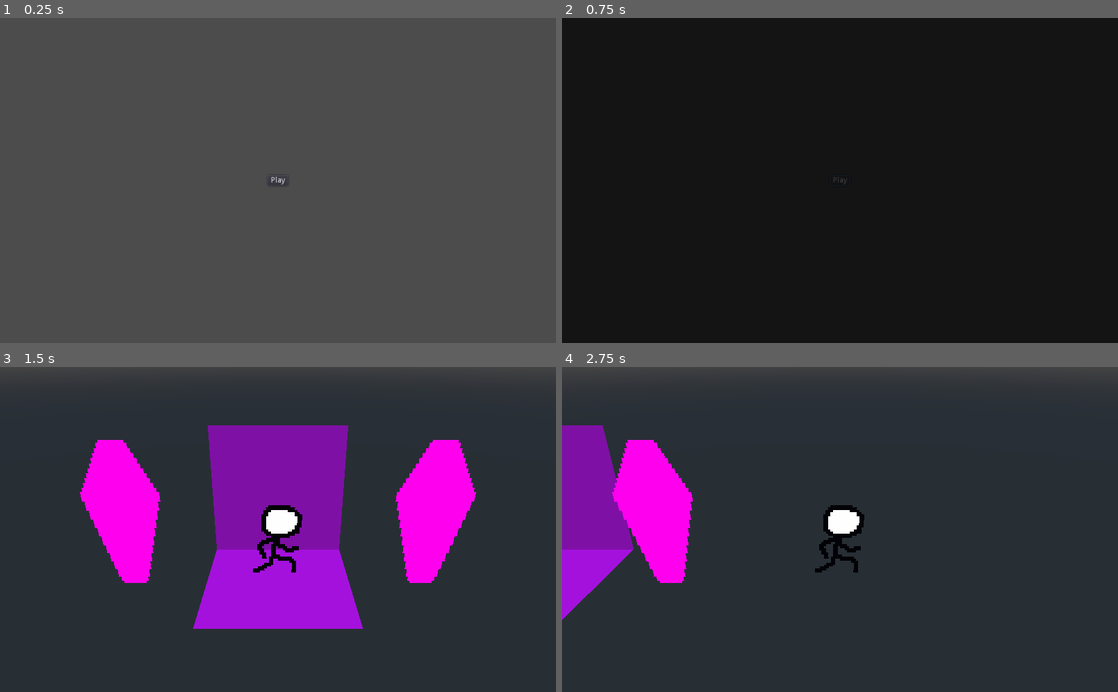
Above: before the commit, frames 1-4 (two rows, left to right).
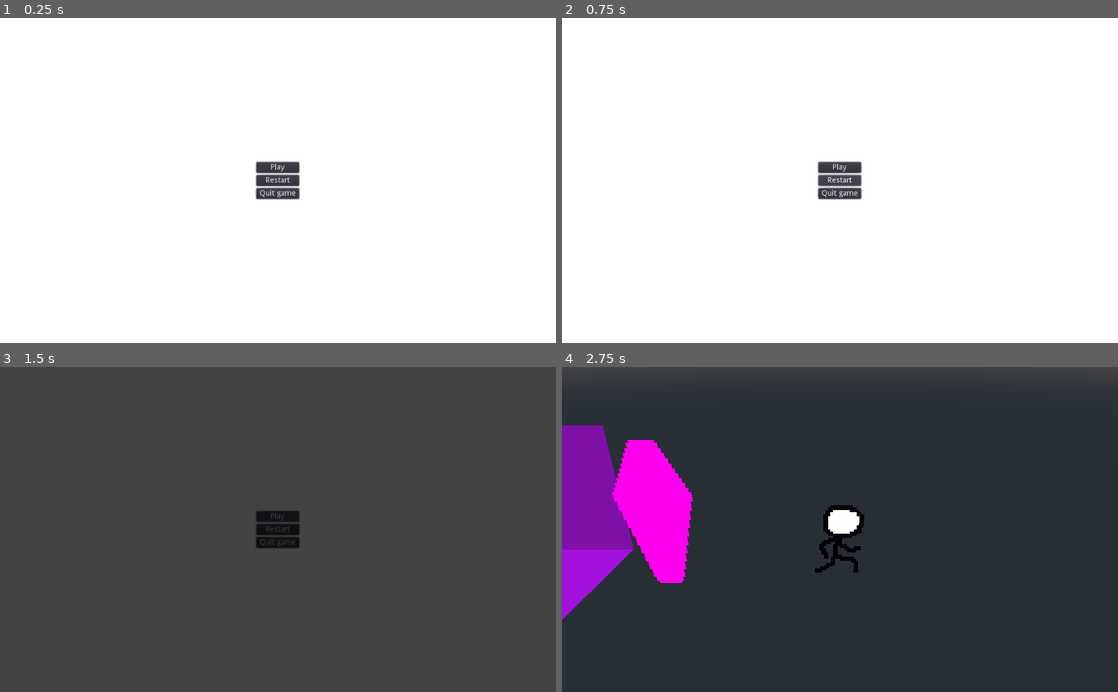
Above: after the commit, the same moments.

Repository: Tusentio/GlobalGameJam2022
Game: Godot game, scene res://Scenes/Menu/Menu.tscn
Same seed, same stepped clock (60 frames per second), same inputs: the game is played once before the commit and once after it.
Inputs (mouse positions are in pixels of both pictures, inside the frame that each line leads up to):
- Up to frame 1 (0.25 s): no input
- Up to frame 2 (0.75 s): click (840, 180) at 0.5 s, where only the run after the commit has a clickable "Restart"
- Up to frame 3 (1.5 s): click (278, 516) at 1.25 s, where only the run after the commit has a clickable "Play"
- Up to frame 4 (2.75 s): hold D (walk_right) from 2.03 s (still down)

The runs differ from the first frame. In frame 1, 99% of the frame differs, in the area x 0-100%, y 0-100%; in frame 2, 100%; in frame 3, 89%; in frame 4, nothing differs.

Commit message:
Made more menu button

Diff:
--- a/Scenes/Menu/Menu.tscn
+++ b/Scenes/Menu/Menu.tscn
@@ -10,6 +10,13 @@
 "_edit_use_anchors_": false
 }
 
+[node name="ColorRect" type="ColorRect" parent="."]
+anchor_right = 1.0
+anchor_bottom = 1.0
+__meta__ = {
+"_edit_use_anchors_": false
+}
+
 [node name="CenterContainer" type="CenterContainer" parent="."]
 anchor_right = 1.0
 anchor_bottom = 1.0
@@ -17,14 +24,30 @@
 "_edit_use_anchors_": false
 }
 
-[node name="PlayButton" type="Button" parent="CenterContainer"]
-margin_left = 493.0
-margin_top = 290.0
-margin_right = 531.0
-margin_bottom = 310.0
+[node name="VBoxContainer" type="VBoxContainer" parent="CenterContainer"]
+margin_left = 472.0
+margin_top = 266.0
+margin_right = 551.0
+margin_bottom = 334.0
+
+[node name="PlayButton" type="Button" parent="CenterContainer/VBoxContainer"]
+margin_right = 79.0
+margin_bottom = 20.0
 text = "Play"
 __meta__ = {
 "_edit_use_anchors_": false
 }
 
-[connection signal="pressed" from="CenterContainer/PlayButton" to="." method="_PlayButton_pressed"]
+[node name="RestartButton" type="Button" parent="CenterContainer/VBoxContainer"]
+margin_top = 24.0
+margin_right = 79.0
+margin_bottom = 44.0
+text = "Restart"
+
+[node name="QuitButton" type="Button" parent="CenterContainer/VBoxContainer"]
+margin_top = 48.0
+margin_right = 79.0
+margin_bottom = 68.0
+text = "Quit game"
+
+[connection signal="pressed" from="CenterContainer/VBoxContainer/PlayButton" to="." method="_PlayButton_pressed"]
